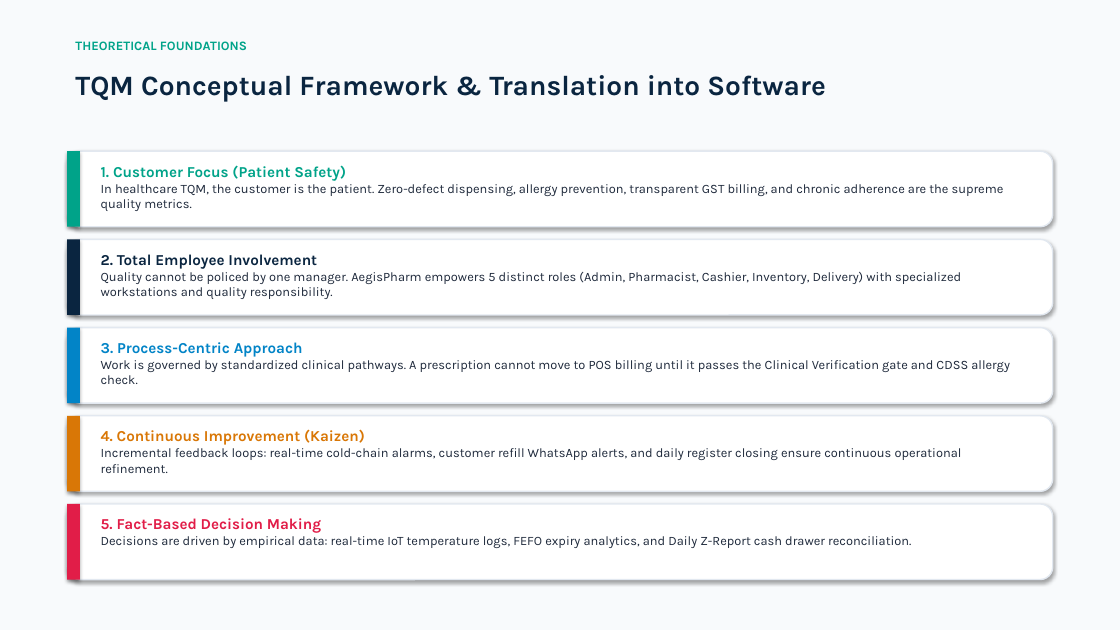
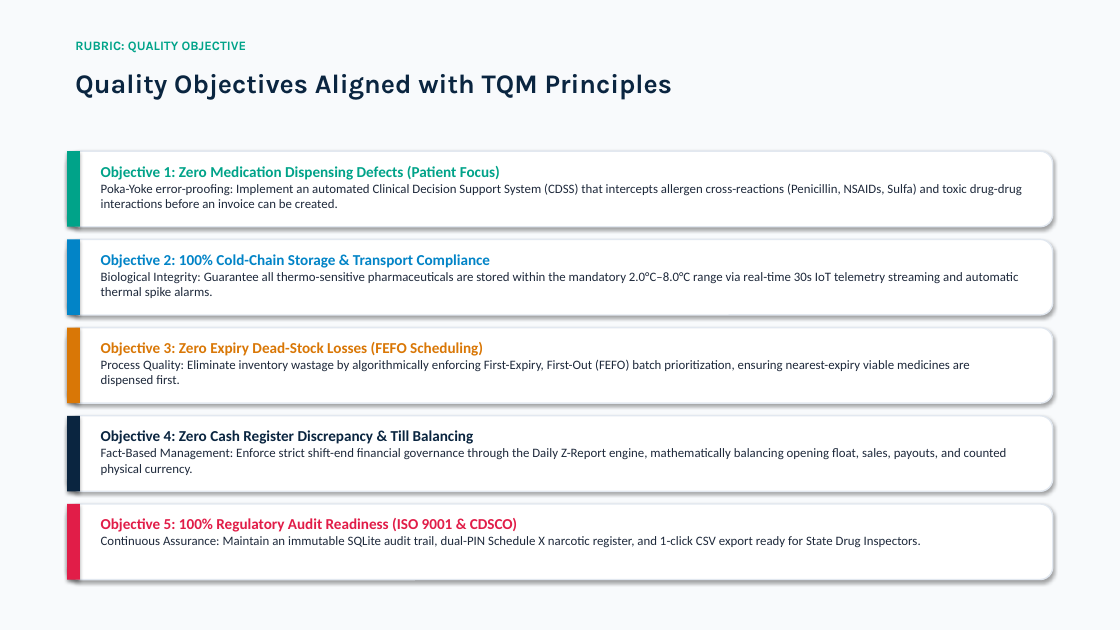
Before and after one commit to Piyush7251/Pharmacy_Management_System, a slide deck: slide 3 of AegisPharm_TQM_Presentation_Piyush_Bhatt.pptx. Drawn at 1120x630 pixels with LibreOffice and Linux fonts; fonts in the diff are those of the drawing. Boxes give left, top, right and bottom in pixels: in the first picture for what was removed or moved away, otherwise in the second. Text is boxed around its words. In the diff, an @@ line names an element or a change of style, - is before the commit and + after.

Commit message:
docs: add Review 1 IEEE 830 SRS, aligned TQM presentation slides, and live demonstration guide

```diff
--- a/AegisPharm_TQM_Presentation_Piyush_Bhatt.pptx
+++ b/AegisPharm_TQM_Presentation_Piyush_Bhatt.pptx
@@ text at box(75, 41, 246, 53): text changed @@
-THEORETICAL FOUNDATIONS
+RUBRIC: QUALITY OBJECTIVE
@@ text at box(75, 74, 672, 100): text changed; size 24 to 23 pt @@
-TQM Conceptual Framework & Translation into Software
+Quality Objectives Aligned with TQM Principles
@@ text at box(101, 166, 1022, 208): text changed; font Karla to Calibri @@
-1. Customer Focus (Patient Safety)
-In healthcare TQM, the customer is the patient. Zero-defect dispensing, allergy prevention, transparent GST billing, and chronic adherence are the supreme quality metrics.
+Objective 1: Zero Medication Dispensing Defects (Patient Focus)
+Poka-Yoke error-proofing: Implement an automated Clinical Decision Support System (CDSS) that intercepts allergen cross-reactions (Penicillin, NSAIDs, Sulfa) and toxic drug-drug interactions before an invoice can be created.
@@ rectangle at box(67, 239, 80, 315): fill #0A2540 to #0284C7 @@
@@ text at box(101, 254, 1019, 298): text changed; font Karla to Calibri @@
-2. Total Employee Involvement
-Quality cannot be policed by one manager. AegisPharm empowers 5 distinct roles (Admin, Pharmacist, Cashier, Inventory, Delivery) with specialized workstations and quality responsibility.
+Objective 2: 100% Cold-Chain Storage & Transport Compliance
+Biological Integrity: Guarantee all thermo-sensitive pharmaceuticals are stored within the mandatory 2.0°C–8.0°C range via real-time 30s IoT telemetry streaming and automatic thermal spike alarms.
@@ rectangle at box(67, 328, 80, 403): fill #0284C7 to #D97706 @@
@@ text at box(101, 342, 970, 386): text changed; font Karla to Calibri @@
-3. Process-Centric Approach
-Work is governed by standardized clinical pathways. A prescription cannot move to POS billing until it passes the Clinical Verification gate and CDSS allergy check.
+Objective 3: Zero Expiry Dead-Stock Losses (FEFO Scheduling)
+Process Quality: Eliminate inventory wastage by algorithmically enforcing First-Expiry, First-Out (FEFO) batch prioritization, ensuring nearest-expiry viable medicines are dispensed first.
@@ rectangle at box(67, 416, 80, 492): fill #D97706 to #0A2540 @@
@@ text at box(101, 430, 1007, 475): text changed; font Karla to Calibri @@
-4. Continuous Improvement (Kaizen)
-Incremental feedback loops: real-time cold-chain alarms, customer refill WhatsApp alerts, and daily register closing ensure continuous operational refinement.
+Objective 4: Zero Cash Register Discrepancy & Till Balancing
+Fact-Based Management: Enforce strict shift-end financial governance through the Daily Z-Report engine, mathematically balancing opening float, sales, payouts, and counted physical currency.
@@ text at box(101, 518, 921, 547): text changed; font Karla to Calibri @@
-5. Fact-Based Decision Making
-Decisions are driven by empirical data: real-time IoT temperature logs, FEFO expiry analytics, and Daily Z-Report cash drawer reconciliation.
+Objective 5: 100% Regulatory Audit Readiness (ISO 9001 & CDSCO)
+Continuous Assurance: Maintain an immutable SQLite audit trail, dual-PIN Schedule X narcotic register, and 1-click CSV export ready for State Drug Inspectors.
```
Also in this commit, not shown: 7 other slides changed, 6 slides added, 6 slides removed, 7 other files.
